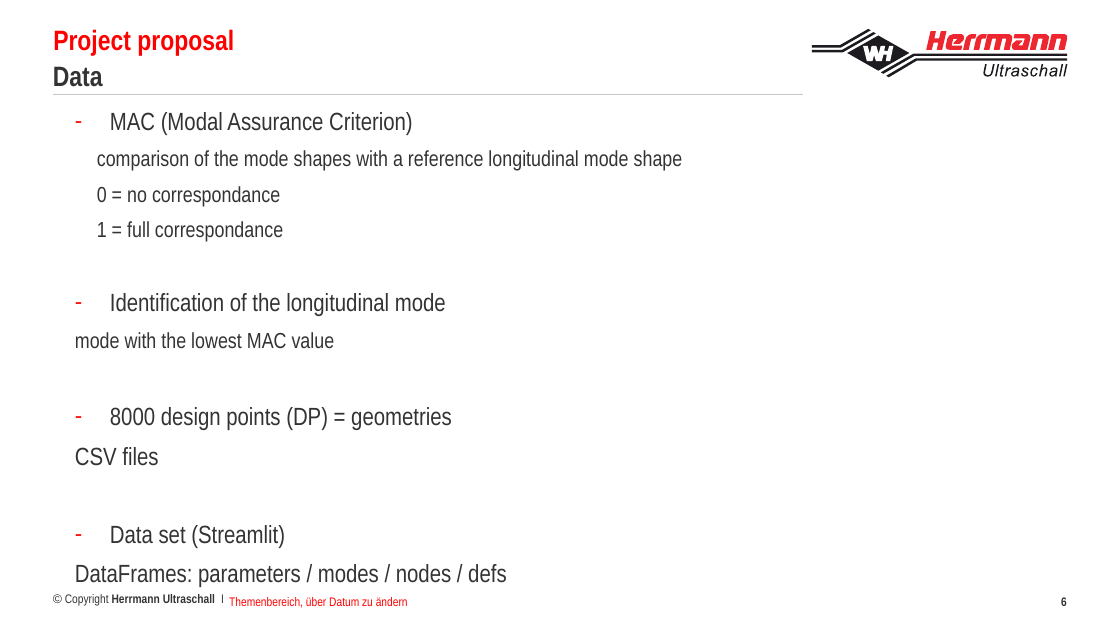
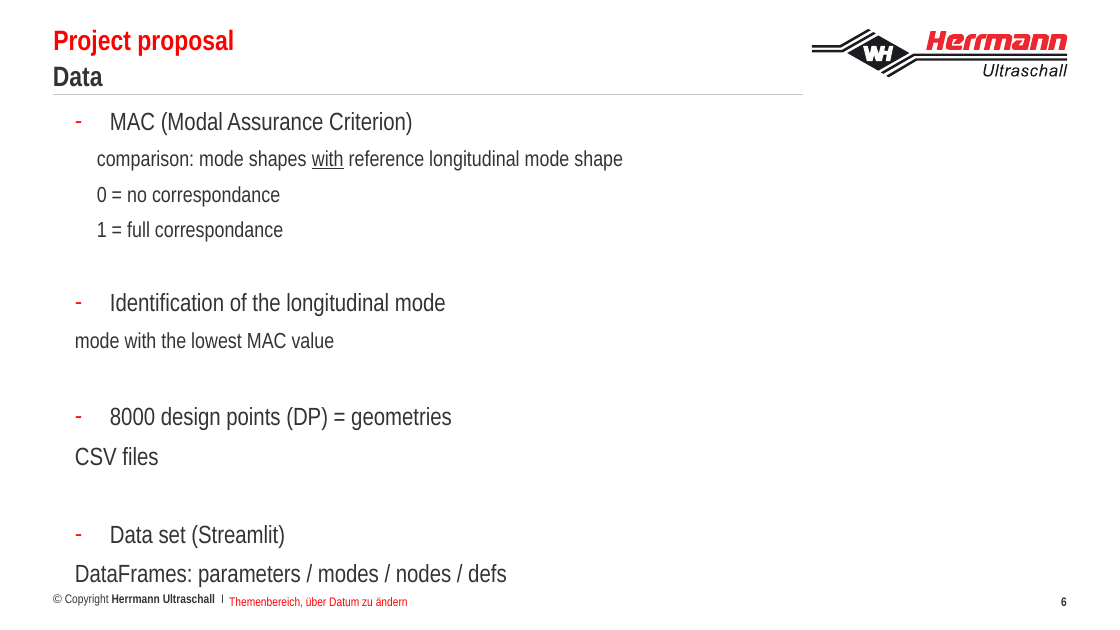
Before and after one commit to francoisbrouet/sep24_cds_int_us-welding, a slide deck: slide 6 of defense/Project defense Francois Brouet.pptx. Drawn at 1120x630 pixels with LibreOffice and Linux fonts; fonts in the diff are those of the drawing; background and template pictures are left out. Boxes give left, top, right and bottom in pixels: in the first picture for what was removed or moved away, otherwise in the second. Text is boxed around its words. In the diff, an @@ line names an element or a change of style, - is before the commit and + after.

```diff
--- a/defense/Project defense Francois Brouet.pptx
+++ b/defense/Project defense Francois Brouet.pptx
@@ text at (x1=97, y1=150, x2=623, y2=171): text changed @@
-    comparison of the mode shapes with a reference longitudinal mode shape
+    comparison: mode shapes with reference longitudinal mode shape
```
Also in this commit, not shown: 1 other slide changed.
